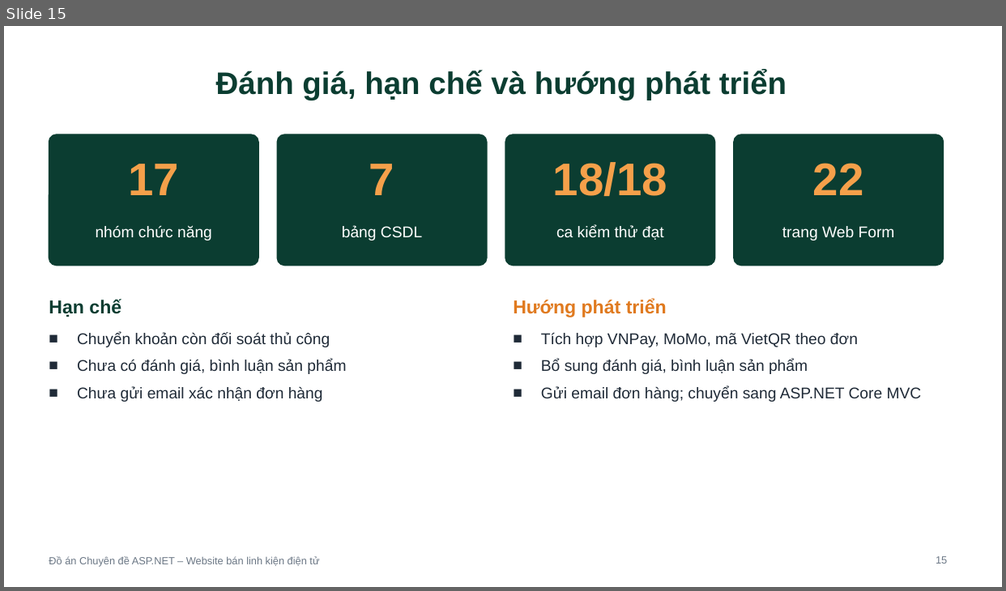
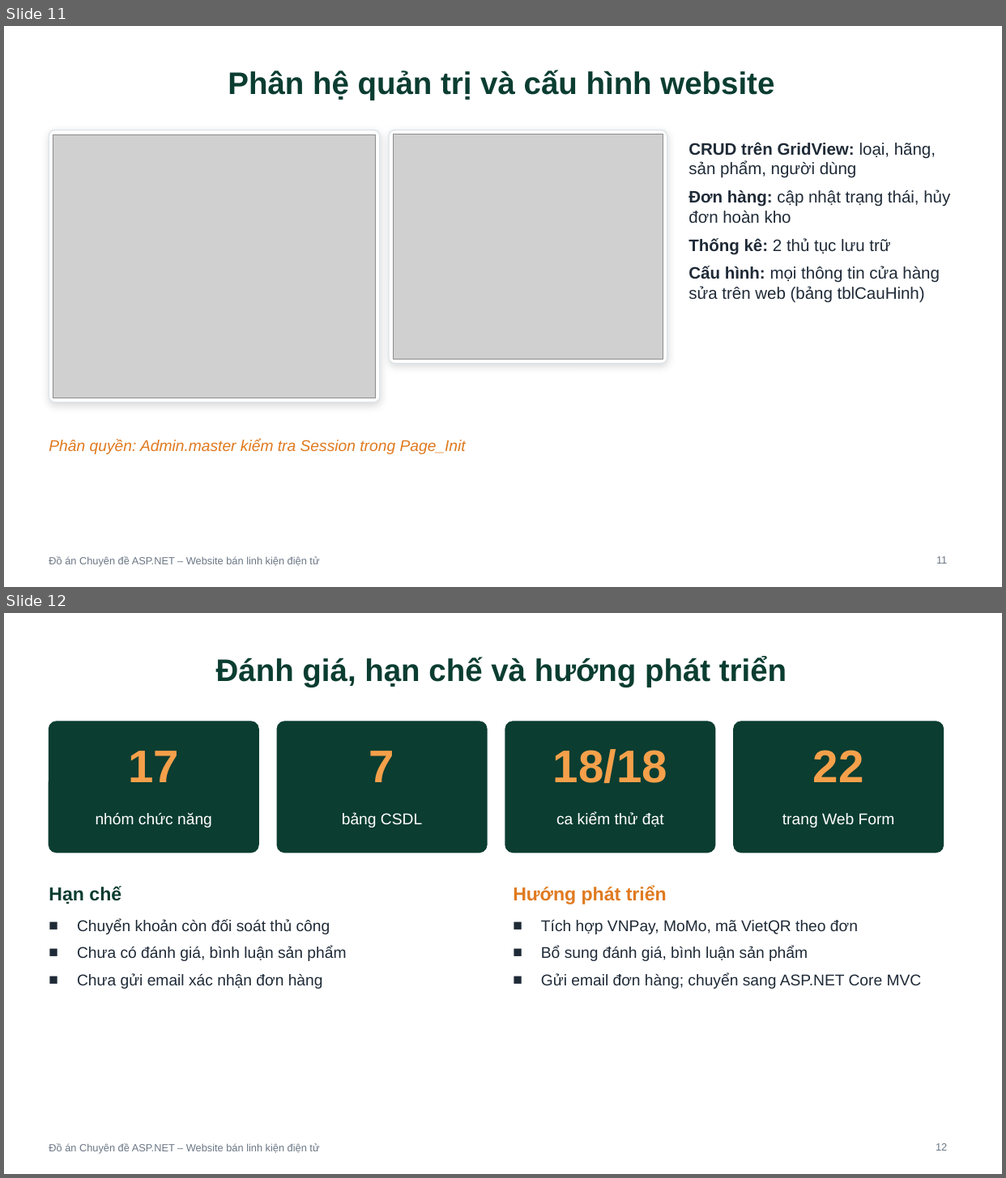
Before and after one commit to btduy10/ASPNET, a slide deck: thesis/abs/TrinhChieu_WebsiteBanLinhKien.pptx. Shown one above the other, each under a label of ours: slide 15 before the commit, slides 11 and 12 after it. The pictures are 1006x591 and 1006x1178 pixels, drawn with LibreOffice and Linux fonts; fonts in the diff are those of the drawing; grey boxes stand for pictures. Boxes give left, top, right and bottom in pixels: in the first picture for what was removed or moved away, otherwise in the second. Text is boxed around its words. In the diff, an @@ line names an element or a change of style, - is before the commit and + after.

```diff
--- a/thesis/abs/TrinhChieu_WebsiteBanLinhKien.pptx
+++ b/thesis/abs/TrinhChieu_WebsiteBanLinhKien.pptx
@@ slide 11 added at <box>4,26,1002,587</box>, background #FFFFFF; not listed: 1 template element that a slide beside it also shows @@
@@ title added at <box>228,70,774,101</box>, 30 pt, text #0B3D31, bold @@
+Phân hệ quản trị và cấu hình website
@@ rounded rectangle added at <box>49,130,380,403</box>, fill #FFFFFF, outline #DDE4E8 1 pt @@
@@ picture added at <box>53,135,375,398</box> @@
@@ rounded rectangle added at <box>389,130,667,364</box>, fill #FFFFFF, outline #DDE4E8 1 pt @@
@@ picture added at <box>394,135,663,359</box> @@
@@ text added at <box>688,142,950,303</box>, 16 pt, text #1F2A37 @@
+■ CRUD trên GridView: loại, hãng, sản phẩm, người dùng
+■ Đơn hàng: cập nhật trạng thái, hủy đơn hoàn kho
+■ Thống kê: 2 thủ tục lưu trữ
+■ Cấu hình: mọi thông tin cửa hàng sửa trên web (bảng tblCauHinh)
@@ text added at <box>49,439,466,454</box>, 15 pt, text #E07A1F, italic @@
+Phân quyền: Admin.master kiểm tra Session trong Page_Init
@@ page number added at <box>936,557,947,564</box>, 10 pt, text #6B7785 @@
+11
@@ what was slide 15 is now slide 12 @@
@@ page number at <box>936,1144,947,1151</box>: text changed @@
-15
+12
```
Also in this commit, not shown: 5 slides changed, 1 other slide added, 5 slides removed.
